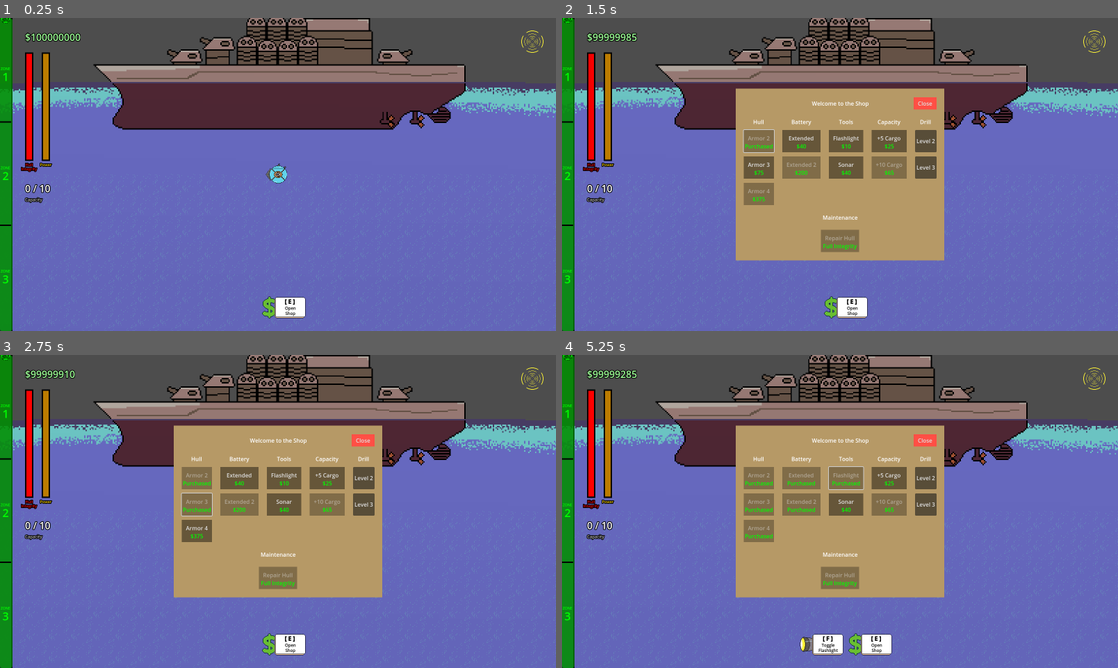
Above: before the commit, frames 1-4 (two rows, left to right).
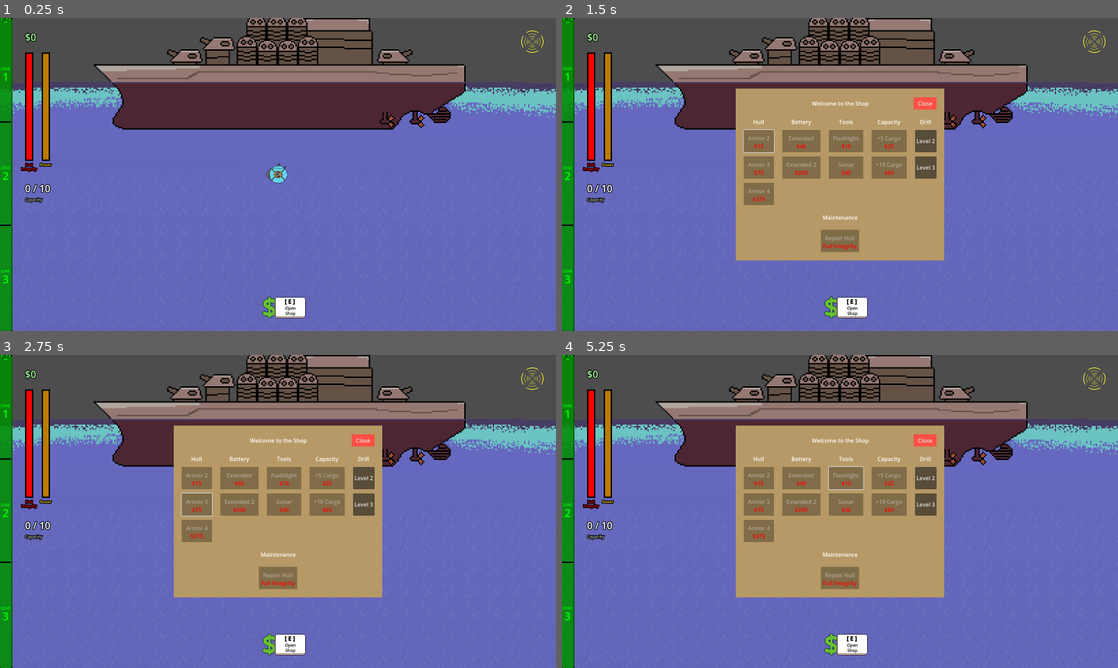
Above: after the commit, the same moments.

Repository: deruitda/ludum-dare-57
Game: Godot game, scene res://scenes/main.tscn
The game is run twice, just before and just after one commit, with the same random seed, the same clock (stepped at 60 frames per second) and the same inputs. Sound files missing from this copy of the repository are replaced by a short silence.
Inputs (mouse positions are in pixels of both pictures, inside the frame that each line leads up to):
- Up to frame 1 (0.25 s): no input
- Up to frame 2 (1.5 s): click "Open Shop" at 0.5 s; click (756, 140) at 1.25 s, where only the run before the commit has a clickable "Armor 2"
- Up to frame 3 (2.75 s): click (194, 505) at 2 s, where only the run before the commit has a clickable "Armor 3"
- Up to frame 4 (5.25 s): click (756, 530) at 2.75 s, where only the run before the commit has a clickable "Armor 4"; click (801, 477) at 3.5 s, where only the run before the commit has a clickable "Extended"; click (801, 505) at 4.25 s, where only the run before the commit has a clickable "Extended 2"; click (845, 477) at 5 s, where only the run before the commit has a clickable "Flashlight"

The runs differ from the first frame. In frame 1, 0.2% of the frame differs, in the area x 5-15%, y 4-8%; in frame 2, 2.5%; in frame 3, 2.5%, in the area x 5-62%, y 4-74%; in frame 4, 2.4%.

Commit message:
reset money back to 0

Diff:
--- a/global/game_state.gd
+++ b/global/game_state.gd
@@ -1,6 +1,6 @@
 extends Node
 
-@export var money_collected: int = 100000000
+@export var money_collected: int = 0
 @export var max_cargo_weight: int = 10
 var current_cargo_weight: int = 0
 var current_cargo_value: int = 0
